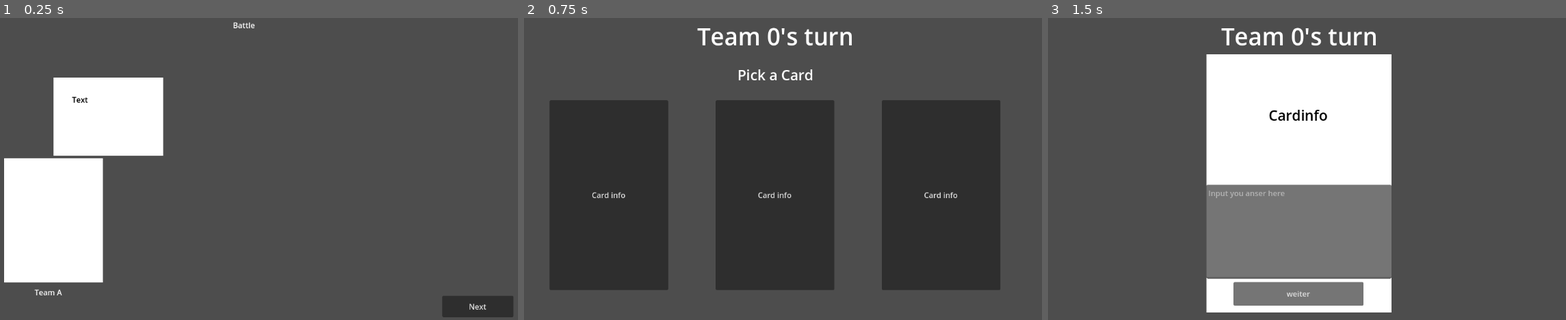
Above: before the commit, frames 1-3 (left to right).
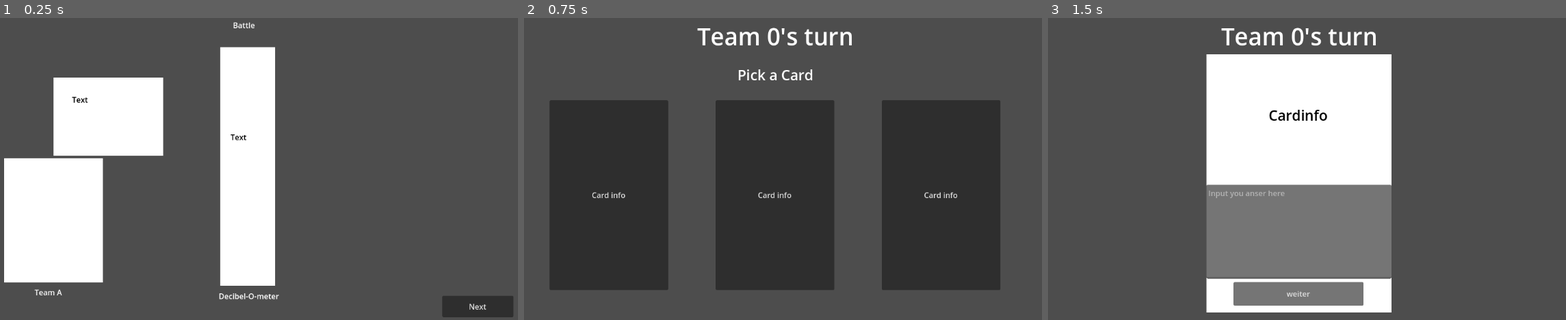
Above: after the commit, the same moments.

Repository: bastifpv/Giggle-o-Meter
Game: Godot game, scene res://scenes/battle.tscn
Two runs of this game, one before a commit and one after it. Both use one fixed random seed, a clock stepped at 60 frames per second and the inputs below. This scene is started directly instead of the project's main scene.
Inputs:
- Up to frame 1 (0.25 s): no input
- Up to frame 2 (0.75 s): click "Next" at 0.5 s
- Up to frame 3 (1.5 s): click "Card info" at 1.25 s

The runs differ from the first frame. In frame 1, 8.6% of the frame differs, in the area x 42-54%, y 9-94%; in frame 2, nothing differs; in frame 3, nothing differs.
Error before the commit: Invalid access of index '0' on a base object of type: 'Array'. (res://scripts/battle.gd:92)
Error after the commit: Invalid access of index '0' on a base object of type: 'Array'. (res://scripts/battle.gd:98)

Commit message:
tts functions as functions

Diff:
--- a/scripts/battle.gd
+++ b/scripts/battle.gd
@@ -24,12 +24,6 @@
 	# show user input team A
 	_show_team_a()
 
-	if OS.get_name() == "Linux":
-		_play_text(GlobalSettings.list_TeamA[GlobalSettings.current_round].get("userInput"), 120)
-	elif OS.get_name() == "Windows":
-		_play_text(GlobalSettings.list_TeamA[GlobalSettings.current_round].get("userInput"), 0)
-	elif OS.get_name() == "Android":
-		_play_text(GlobalSettings.list_TeamA[GlobalSettings.current_round].get("userInput"), 0)
 
 	# Decibel-O-Meter visible
 	$CanvasLayer/DecibelOmeterTextureRect.visible = true
@@ -53,12 +47,8 @@
 	# show user input team B
 	_show_team_b()
 
-	if OS.get_name() == "Linux":
-		_play_text(GlobalSettings.list_TeamB[GlobalSettings.current_round].get("userInput"), 120)
-	elif OS.get_name() == "Windows":
-		_play_text(GlobalSettings.list_TeamB[GlobalSettings.current_round].get("userInput"), 0)
-	elif OS.get_name() == "Android":
-		_play_text(GlobalSettings.list_TeamB[GlobalSettings.current_round].get("userInput"), 0)
+	_play_player_b()
+
 
 
 	# Decibel-O-Meter visible
@@ -76,6 +66,22 @@
 	# show results team B
 	_calculate_score(list_TeamB)
 
+
+func _play_player_a():
+	if OS.get_name() == "Linux":
+		_play_text(GlobalSettings.list_TeamA[GlobalSettings.current_round].get("userInput"), 120)
+	elif OS.get_name() == "Windows":
+		_play_text(GlobalSettings.list_TeamA[GlobalSettings.current_round].get("userInput"), 0)
+	elif OS.get_name() == "Android":
+		_play_text(GlobalSettings.list_TeamA[GlobalSettings.current_round].get("userInput"), 0)
+
+func _play_player_b():
+	if OS.get_name() == "Linux":
+		_play_text(GlobalSettings.list_TeamB[GlobalSettings.current_round].get("userInput"), 120)
+	elif OS.get_name() == "Windows":
+		_play_text(GlobalSettings.list_TeamB[GlobalSettings.current_round].get("userInput"), 0)
+	elif OS.get_name() == "Android":
+		_play_text(GlobalSettings.list_TeamB[GlobalSettings.current_round].get("userInput"), 0)
 
 
 func _on_next_button_pressed():
